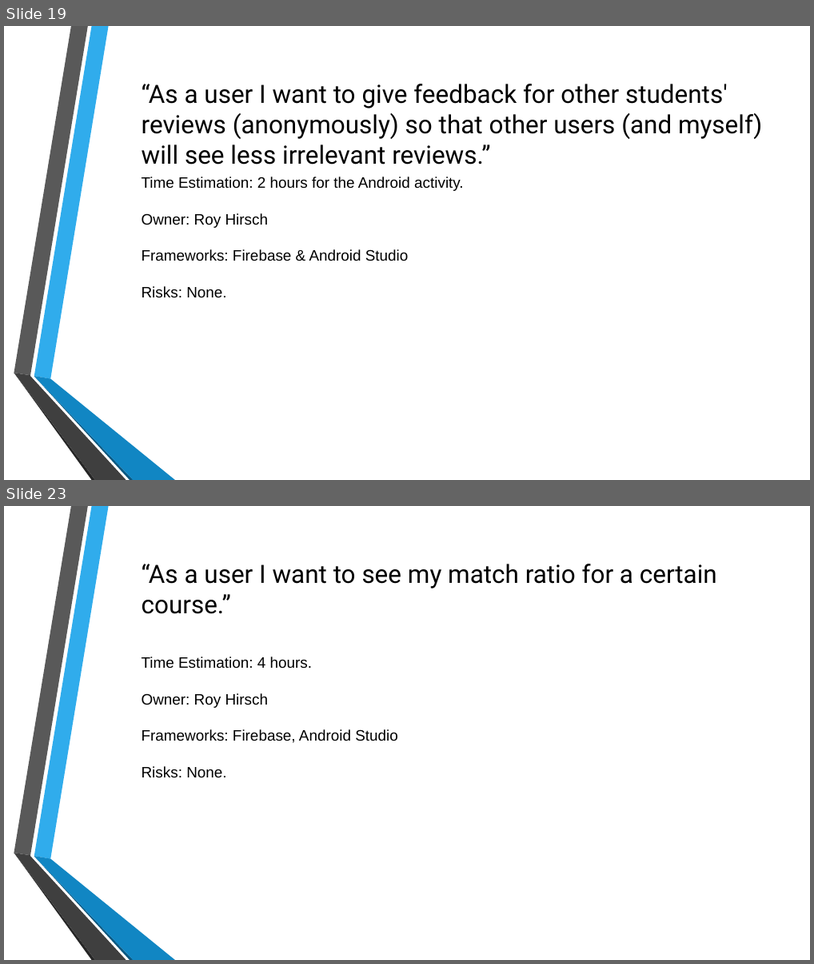
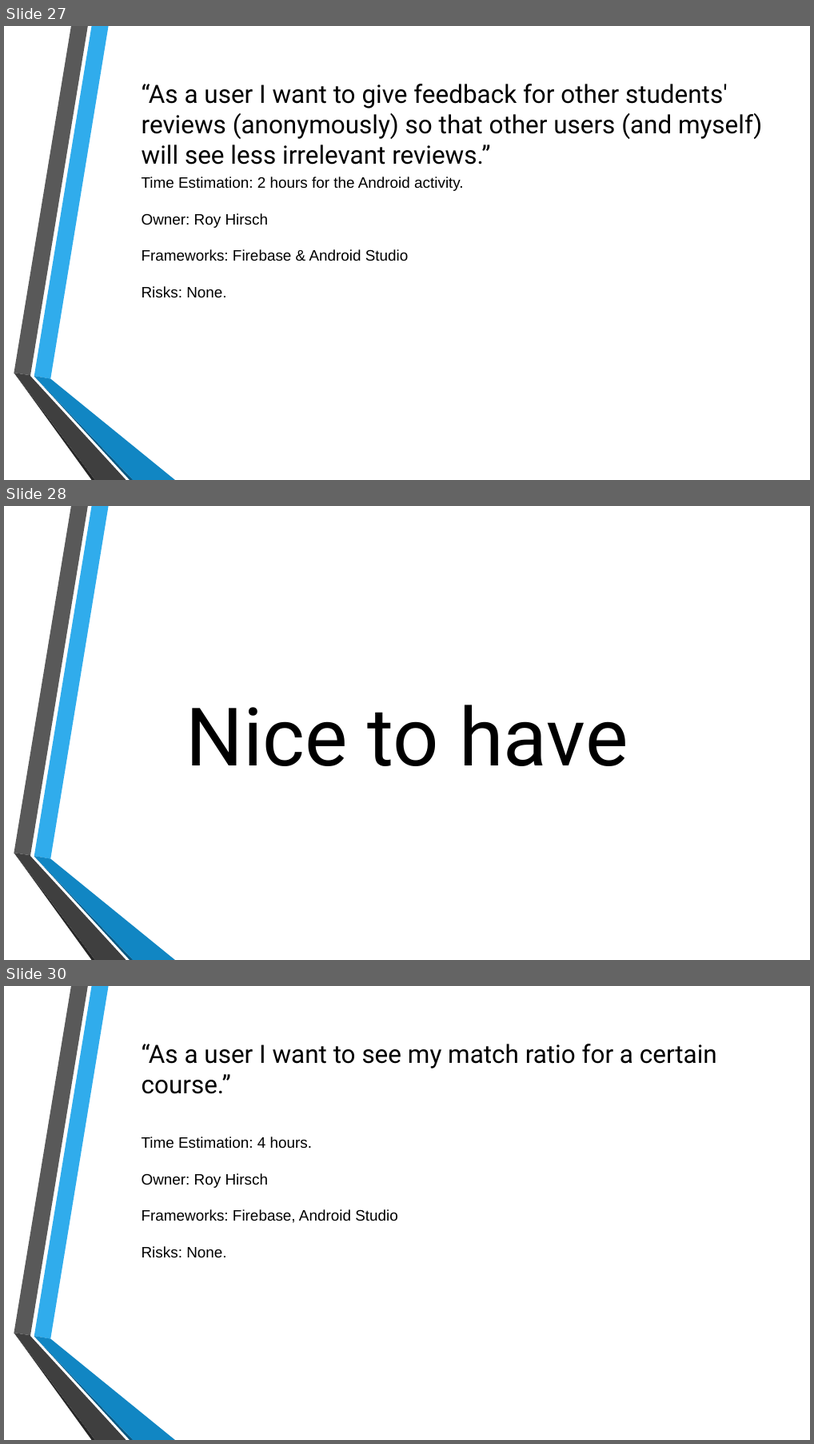
Before and after one commit to royhirsch1/BackPackBuddy, a slide deck: Course freak.pptx. Shown one above the other, each under a label of ours: slides 19 and 23 before the commit, slides 27, 28 and 30 after it; the slides between them are not shown. The pictures are 814x964 and 814x1444 pixels, drawn with LibreOffice and Linux fonts; fonts in the diff are those of the drawing; background and template pictures are left out. Boxes give left, top, right and bottom in pixels: in the first picture for what was removed or moved away, otherwise in the second. Text is boxed around its words. In the diff, an @@ line names an element or a change of style, - is before the commit and + after.

```diff
--- a/Course freak.pptx
+++ b/Course freak.pptx
@@ slide 28 added at [4,506,810,960], background picture (left out); not listed: 6 template elements that a slide beside it also shows @@
@@ text added at [186,704,628,766], 96 pt, text #000000 @@
+Nice to have
@@ what was slide 19 is now slide 27 @@
@@ what was slide 23 is now slide 30 @@
```
Also in this commit, not shown: 2 slides changed, 2 other slides added, 1 slide removed.
